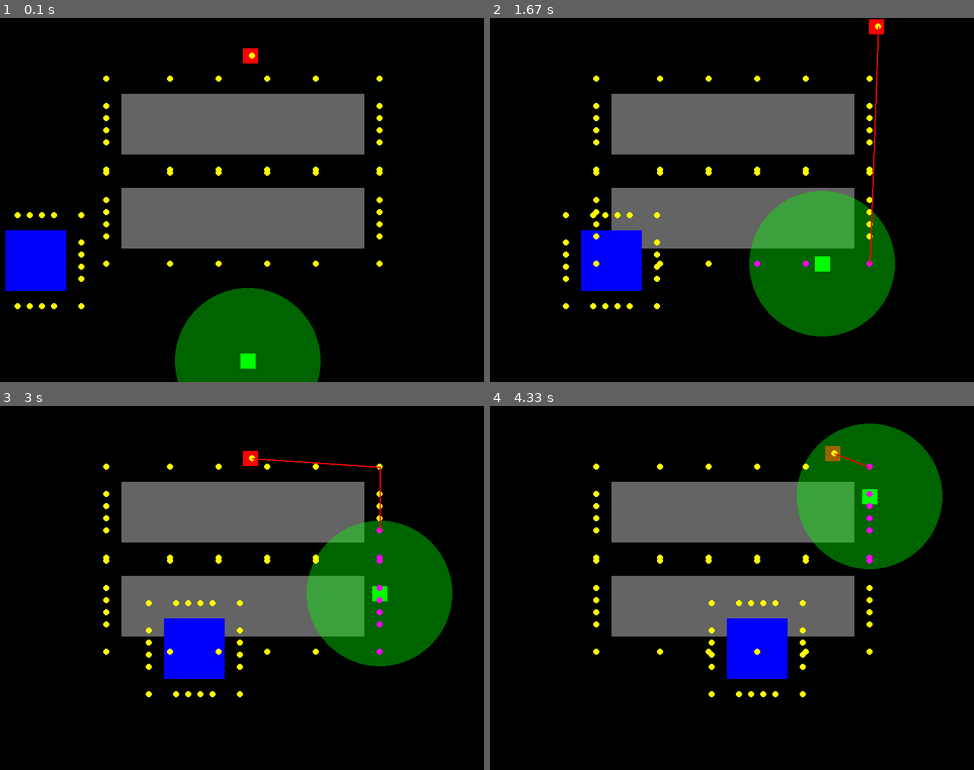
Above: before the commit, frames 1-4 (two rows, left to right).
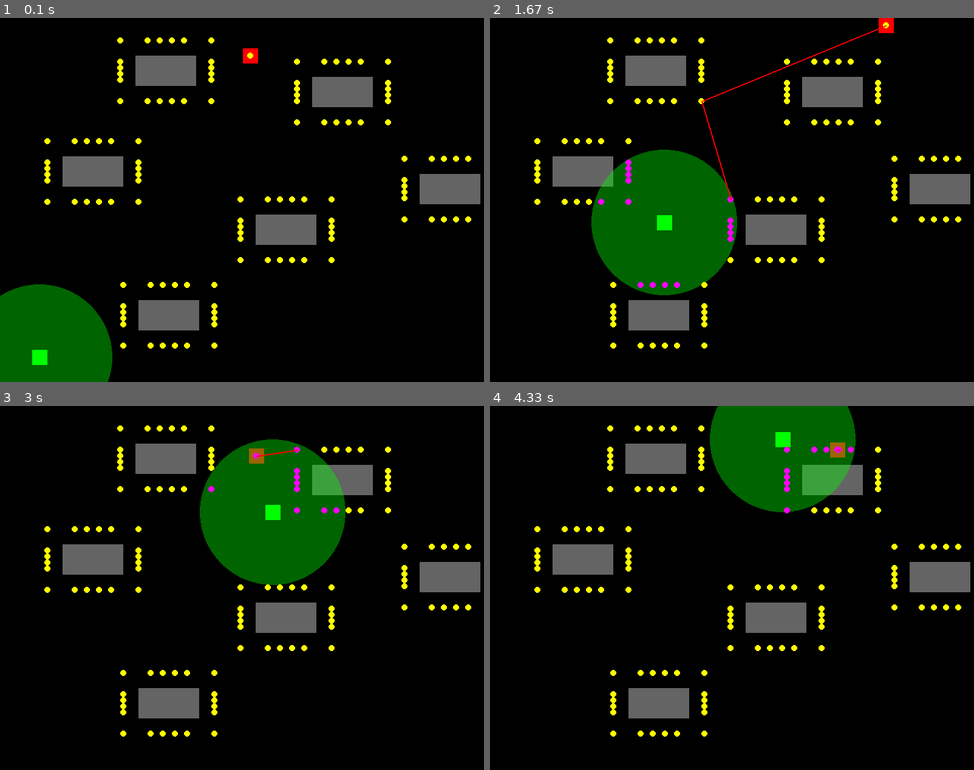
Above: after the commit, the same moments.

Repository: Iman1121/Dynamic-Pathfinding-Robot
Game: pygame game, started from Dynamic-Pathfinding-Robot 2024-12-03/pygameTest.py
The game is run twice, just before and just after one commit, with the same random seed, the same clock (stepped at 60 frames per second) and the same inputs.
Inputs:
- Up to frame 1 (0.1 s): no input
- Up to frame 2 (1.67 s): hold D 0.33-0.8 s; hold W 0.83-1.13 s; hold D 1.17-1.63 s
- Up to frame 3 (3 s): hold A 1.67-2.2 s; hold S 2.23-2.53 s; hold A 2.57-2.97 s
- Up to frame 4 (4.33 s): hold W 3-3.37 s; hold D 3.4-4.03 s; hold S from 4.07 s (still down)

The runs differ from the first frame. In frame 1, 36% of the frame differs, in the area x 0-100%, y 5-100%; in frame 2, 35%; in frame 3, 34%; in frame 4, 35%.

Commit message:
added-test-cases

Diff:
--- a/Dynamic-Pathfinding-Robot 2024-12-03/agentClass.py
+++ b/Dynamic-Pathfinding-Robot 2024-12-03/agentClass.py
@@ -1,5 +1,6 @@
 from helpers import distance, check_collision
 from nodeClass import Node
+import pygame
 
 class Agent:
     def __init__(self, x, y, speed, size, rect, colour):
@@ -44,8 +45,9 @@
         return True
 
 class NPC(Agent):
-    def __init__(self, x, y, speed, size, rect, colour):
-        super().__init__(x, y, speed, size, rect, colour)
+    def __init__(self, x, y, speed, size, colour):
+        agent_obj = pygame.Rect(x, y, size, size)
+        super().__init__(x, y, speed, size, agent_obj, colour)
         self.nodes = []
 
     def updateNodes(self, difference, direction):
@@ -68,31 +70,31 @@
         if difference_x > 0:
             if abs(difference_x) <= self.speed:
                 self.x -= difference_x
-                updateNodes(-difference_x, 'x')
+                self.updateNodes(-difference_x, 'x')
             else:
                 self.x -= self.speed
-                updateNodes(-self.speed, 'x')
+                self.updateNodes(-self.speed, 'x')
         elif difference_x < 0:
             if abs(difference_x) <= self.speed:
                 self.x -= difference_x
-                updateNodes(-difference_x, 'x')
+                self.updateNodes(-difference_x, 'x')
             else:
                 self.x += self.speed
-                updateNodes(self.speed, 'x')
+                self.updateNodes(self.speed, 'x')
         if difference_y > 0:
             if abs(difference_y) <= self.speed:
                 self.y -= difference_y
-                updateNodes(-difference_y, 'y')
+                self.updateNodes(-difference_y, 'y')
             else:
                 self.y -= self.speed
-                updateNodes(-self.speed, 'y')
+                self.updateNodes(-self.speed, 'y')
         elif difference_y < 0:
             if abs(difference_y) <= self.speed:
                 self.y -= difference_y
-                updateNodes(-self.difference_y, 'y')
+                self.updateNodes(-self.difference_y, 'y')
             else:
                 self.y += self.speed
-                updateNodes(self.speed, 'y')
+                self.updateNodes(self.speed, 'y')
         return True
 
     def Testupdate(self, screen_width):
--- a/Dynamic-Pathfinding-Robot 2024-12-03/envLayout.py
+++ b/Dynamic-Pathfinding-Robot 2024-12-03/envLayout.py
@@ -1,5 +1,7 @@
 import pygame
 from nodeClass import Node
+from agentClass import NPC
+import random
 
 screen_width = 800
 screen_height = 600
@@ -26,6 +28,95 @@
 obstacle = pygame.Rect(block_x, block_y, block_width, block_height)
 obstacle2 = pygame.Rect(block_x, block_y + 155, block_width, block_height)
 obstacles = [obstacle, obstacle2]
+
+def getEnv(envNum, numobjects = 0):
+    if envNum == 1:
+        screen_width = 800
+        screen_height = 600
+        block_width = screen_width / 2
+        block_height = 100
+        block_x = screen_width / 4
+        block_y = agent_starting_y - block_height - 50  # Position the block above the agent
+        obstacle = pygame.Rect(block_x, block_y, block_width, block_height)
+        obstacle2 = pygame.Rect(block_x, block_y + 155, block_width, block_height)
+        obstacles = [obstacle, obstacle2]
+
+        return screen_height, screen_width, obstacles, []
+
+    if envNum == 2:
+        screen_width = 800
+        screen_height = 600
+        block_width = screen_width / 2
+        block_height = 100
+        block_x = screen_width / 4
+        block_y = agent_starting_y - block_height - 50  # Position the block above the agent
+        obstacle = pygame.Rect(block_x, block_y, block_width, block_height)
+        obstacle2 = pygame.Rect(block_x, block_y + 155, block_width, block_height)
+        obstacles = [obstacle, obstacle2]
+
+        agent = NPC(0, 350, 3, 100, agent_color) #agentx, agenty, agentspeed, agent size, agent color
+        moving_agents = [agent]
+
+        return screen_height, screen_width, obstacles, moving_agents
+
+    if envNum == 5:
+        # Complex environment with obstacles scattered across a larger area
+        screen_width = 1200
+        screen_height = 800
+        obstacles = [
+            pygame.Rect(200, 200, 250, 75),
+            pygame.Rect(600, 200, 250, 75),
+            pygame.Rect(400, 375, 250, 75),
+            pygame.Rect(750, 500, 250, 75),
+            pygame.Rect(200, 500, 250, 75),
+            pygame.Rect(600, 650, 250, 75)
+        ]
+        moving_agents = []
+        return screen_height, screen_width, obstacles, moving_agents
+    if envNum == 6:
+        # Complex environment with obstacles scattered across a larger area
+        screen_width = 800
+        screen_height = 600
+        obstacles = [
+            pygame.Rect(175, 250, 200, 100),
+            pygame.Rect(475, 250, 200, 100),
+        ]
+        moving_agents = []
+        moving_agents.append(NPC(0, 100, 7, 75, agent_color)) #agentx, agenty, agentspeed, agent size, agent color
+        moving_agents.append(NPC(0, 350, 7, 75, agent_color))
+        return screen_height, screen_width, obstacles, moving_agents
+
+    if envNum == 7:
+        # Random environment with 5 obstacles maintaining at least 75px space
+        screen_width = 800
+        screen_height = 600
+        min_distance = 75
+        block_width = 100
+        block_height = 50
+
+        obstacles = []
+        for _ in range(numobjects):
+            while True:
+                x = random.randint(0, screen_width - block_width)
+                y = random.randint(0, screen_height - block_height)
+                new_obstacle = pygame.Rect(x, y, block_width, block_height)
+                valid_position = all(
+                    new_obstacle.colliderect(
+                        pygame.Rect(
+                            obs.x - min_distance, obs.y - min_distance,
+                            obs.width + 2 * min_distance, obs.height + 2 * min_distance
+                        )
+                    ) == False for obs in obstacles
+                )
+                if valid_position:
+                    obstacles.append(new_obstacle)
+                    break
+
+        # agent_x = random.randint(0, screen_width - agent_size)
+        # agent_y = random.randint(0, screen_height - agent_size)
+        # agent_obj = pygame.Rect(agent_x, agent_y, agent_size, agent_size)
+        moving_agents = []
+        return screen_height, screen_width, obstacles, moving_agents
 
 def getNodes(obstacles, goal):
     nodes = []
--- a/Dynamic-Pathfinding-Robot 2024-12-03/helpers.py
+++ b/Dynamic-Pathfinding-Robot 2024-12-03/helpers.py
@@ -1,8 +1,9 @@
 import math
 import heapq
-from envLayout import player_color, screen_height, screen_width
+# from envLayout import player_color, screen_height, screen_width
 from pygame import draw
-import pygame
+
+player_color = (255, 0, 0)  # Red player
 
 def find_path(starting_nodes, goal):
     visited = set()
@@ -85,7 +86,7 @@
             draw.line(screen, player_color, preNode.get_loc(), node.get_loc(), 2)
         preNode = node
 
-def check_collision(rect, obstacles):
+def check_collision(rect, obstacles, screen_height, screen_width):
     for obstacle in obstacles:
         if rect.colliderect(obstacle):
             return True
--- a/Dynamic-Pathfinding-Robot 2024-12-03/pygameTest.py
+++ b/Dynamic-Pathfinding-Robot 2024-12-03/pygameTest.py
@@ -5,7 +5,7 @@
 from helpers import *
 from agentClass import Agent, NPC
 
-obstacles = envLayout.obstacles
+screen_height, screen_width, obstacles, moving_agents = envLayout.getEnv(7, 6)
 
 # Initialize pygame
 pygame.init()
@@ -18,26 +18,18 @@
 player_size = 25
 player_x = 400
 player_y = 50
-player_speed = 8
+player_speed = 10
 player = pygame.Rect(player_x, player_y, player_size, player_size)
 
 # A.I. settings
 walker_size = 25
-walker_x = screen_width // 2 - player_size // 2
+# walker_x = screen_width // 2 - player_size // 2
+walker_x = player_size + 10
 walker_y = screen_height - player_size - 10  # Place the player at the bottom
-walker_speed = 4
+walker_speed = 6
 walker_obj = pygame.Rect(walker_x, walker_y, walker_size, walker_size)
 walker = Agent(walker_x, walker_y, walker_speed, walker_size, walker_obj, envLayout.walker_colour)
 
-# Agent settings
-agent_size = 100
-agent_x = 0  # Start at the left edge
-agent_y = 350
-agent_speed = 3  # Speed of the agent
-agent_obj = pygame.Rect(agent_x, agent_y, agent_size, agent_size)
-agent = NPC(agent_x, agent_y, agent_speed, agent_size, agent_obj, envLayout.agent_color)
-
-# Create a surface for the transparent circle
 circle_surface = pygame.Surface((detection_range * 2, detection_range * 2), pygame.SRCALPHA)
 ai_detect = pygame.Surface((detection_range * 2, detection_range * 2), pygame.SRCALPHA)
 pygame.draw.circle(circle_surface, envLayout.circle_color, (detection_range, detection_range), detection_range)
@@ -46,13 +38,14 @@
 # Define the goal node (if needed)
 goal = Node(400, 50)
 nodes = envLayout.getNodes(obstacles, goal)
-agent.nodes = envLayout.getNodes([agent.get_obj()], goal)
 
-for node in agent.nodes:
-    nodes.append(node)
+for agent in moving_agents:
+    agent.nodes = envLayout.getNodes([agent.get_obj()], goal)
+    for node in agent.nodes:
+        nodes.append(node)
+    obstacles.append(agent.get_obj())
 
 path = []
-obstacles.append(agent.get_obj())
 setAdjacencies(nodes, obstacles, screen)
 
 
@@ -120,7 +113,7 @@
 
     # Update the player's rectangle position
     newPlayer = pygame.Rect(newx, newy, player_size, player_size)
-    if not check_collision(newPlayer, obstacles):
+    if not check_collision(newPlayer, obstacles, screen_height, screen_width):
         player_y = newy
         player_x = newx
         player.update(player_x, player_y, player_size, player_size)
@@ -131,11 +124,13 @@
     goal.x = player_x + player_size // 2
     goal.y = player_y + player_size // 2
 
-    agent.Testupdate(screen_width)
+    for agent in moving_agents:
+        agent.Testupdate(screen_width)
+        agent.get_obj().update(agent.x, agent.y, agent.size, agent.size)
+
 
     # Update A.I. position
     walker.get_obj().update(walker.x, walker.y, walker.size, walker.size)
-    agent.get_obj().update(agent.x, agent.y, agent.size, agent.size)
 
 
     # Check each node for detection
@@ -161,7 +156,8 @@
     pygame.draw.rect(screen, envLayout.walker_colour, walker.get_obj())
 
     # Draw the moving agent
-    pygame.draw.rect(screen, envLayout.agent_color, agent.get_obj())
+    for agent in moving_agents:
+        pygame.draw.rect(screen, envLayout.agent_color, agent.get_obj())
 
     # Draw the transparent circle around the player
     ai_position = (walker.x + walker.size // 2 - detection_range, walker.y + walker.size // 2 - detection_range)
@@ -185,7 +181,7 @@
     pygame.display.flip()
 
     # Frame rate
-    pygame.time.Clock().tick(30)
+    pygame.time.Clock().tick(24)
 
 # Quit pygame
 pygame.quit()
--- a/envLayout.py
+++ b/envLayout.py
@@ -1,5 +1,6 @@
 import pygame
 from nodeClass import Node
+from agentClass import NPC
 
 screen_width = 800
 screen_height = 600
@@ -27,6 +28,39 @@
 obstacle2 = pygame.Rect(block_x, block_y + 155, block_width, block_height)
 obstacles = [obstacle, obstacle2]
 
+def getEnv(envNum):
+    if envNum == 1:
+        screen_width = 800
+        screen_height = 600
+        block_width = screen_width / 2
+        block_height = 100
+        block_x = screen_width / 4
+        block_y = agent_starting_y - block_height - 50  # Position the block above the agent
+        obstacle = pygame.Rect(block_x, block_y, block_width, block_height)
+        obstacle2 = pygame.Rect(block_x, block_y + 155, block_width, block_height)
+        obstacles = [obstacle, obstacle2]
+
+        return screen_height, screen_width, obstacles, []
+
+    if envNum == 2:
+        screen_width = 800
+        screen_height = 600
+        block_width = screen_width / 2
+        block_height = 100
+        block_x = screen_width / 4
+        block_y = agent_starting_y - block_height - 50  # Position the block above the agent
+        obstacle = pygame.Rect(block_x, block_y, block_width, block_height)
+        obstacle2 = pygame.Rect(block_x, block_y + 155, block_width, block_height)
+        obstacles = [obstacle, obstacle2]
+
+        agent_size = 100
+        agent_x = 0  # Start at the left edge
+        agent_y = 350
+        agent_speed = 3  # Speed of the agent
+        agent_obj = pygame.Rect(agent_x, agent_y, agent_size, agent_size)
+        agent = NPC(agent_x, agent_y, agent_speed, agent_size, agent_obj, agent_color)
+
+        return screen_height, screen_width, obstacles, [agent]
 
 def getNodes(obstacles, goal):
     nodes = []
Not shown, added: .DS_Store
